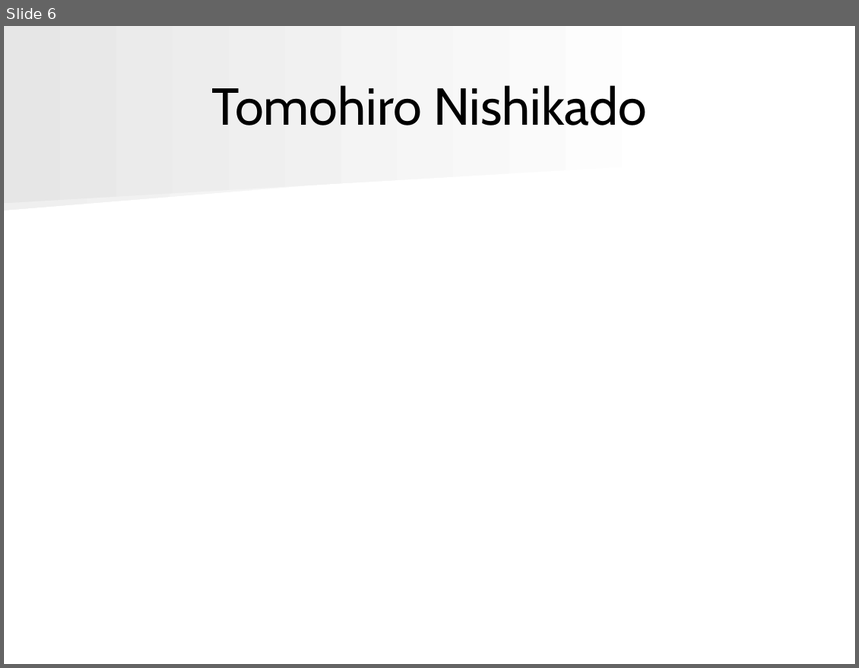
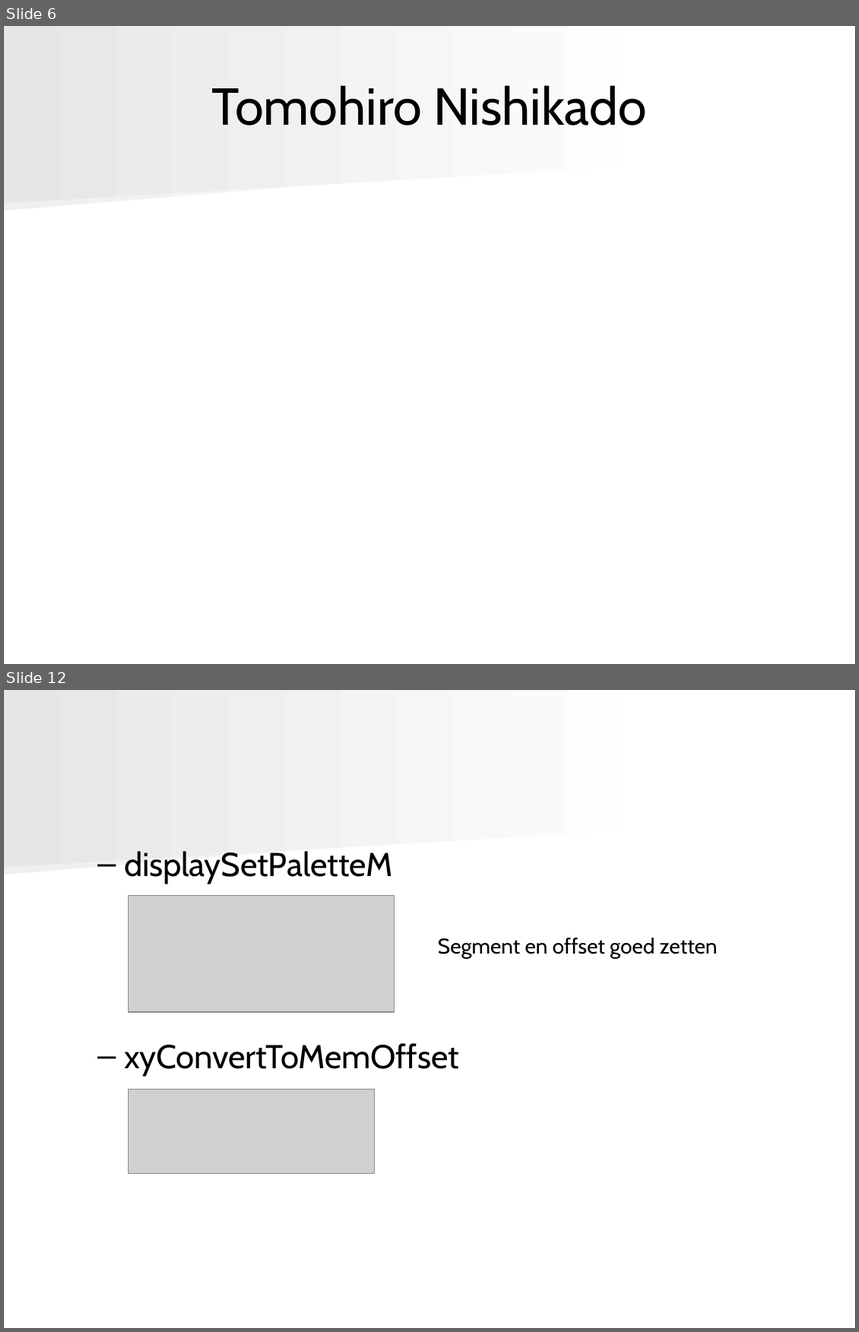
Before and after one commit to angryzor/space_invaders_8086, a slide deck: Presentatie.ppt. Shown one above the other, each under a label of ours: slide 6 before the commit, slides 6 and 12 after it; the slides between them are not shown. The pictures are 859x668 and 859x1332 pixels, drawn with LibreOffice and Linux fonts; fonts in the diff are those of the drawing; grey boxes stand for pictures. Boxes give left, top, right and bottom in pixels: in the first picture for what was removed or moved away, otherwise in the second. Text is boxed around its words. In the diff, an @@ line names an element or a change of style, - is before the commit and + after.

```diff
--- a/Presentatie.ppt
+++ b/Presentatie.ppt
@@ slide 12 added at (x1=4, y1=690, x2=855, y2=1328), background #FFFFFF; not listed: 2 template elements that a slide beside it also shows @@
@@ text added at (x1=124, y1=851, x2=459, y2=1076), 28 pt, text #000000 @@
+  – displaySetPaletteM
+  – xyConvertToMemOffset
@@ picture added at (x1=129, y1=895, x2=394, y2=1012) @@
@@ text added at (x1=438, y1=938, x2=718, y2=959), 18 pt, text #000000 @@
+Segment en offset goed zetten
@@ picture added at (x1=129, y1=1089, x2=375, y2=1173) @@
```
Also in this commit, not shown: 9 other slides added, 3 slides removed, 1 other file.
